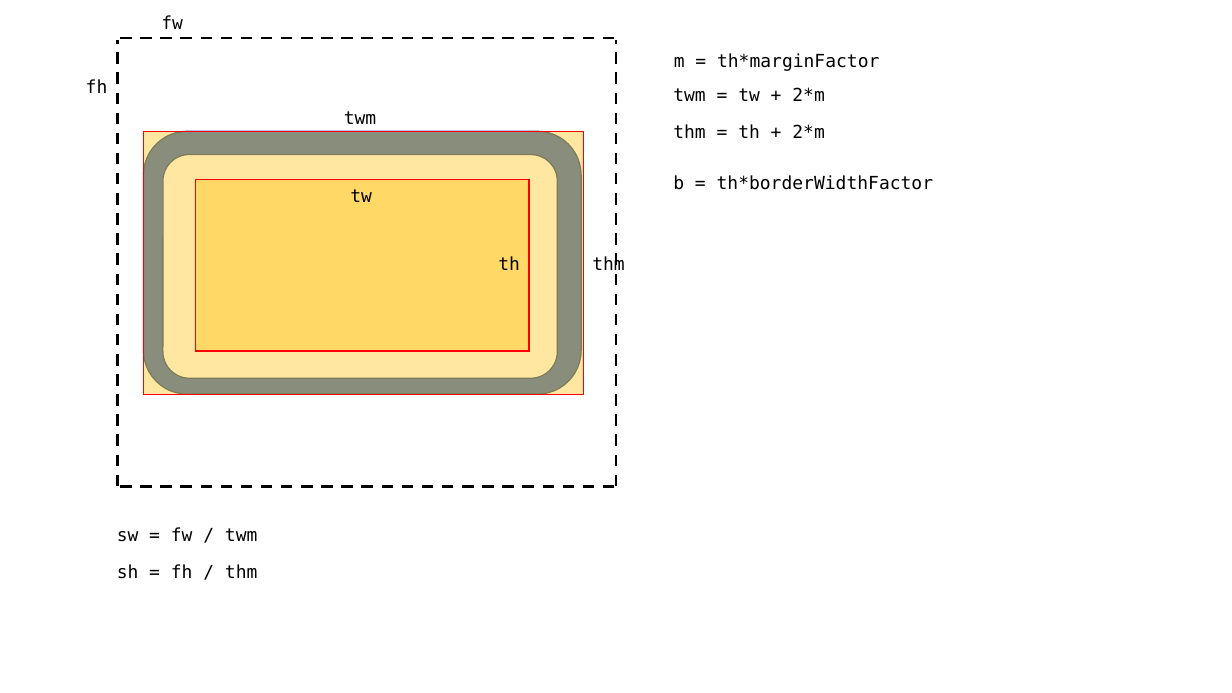
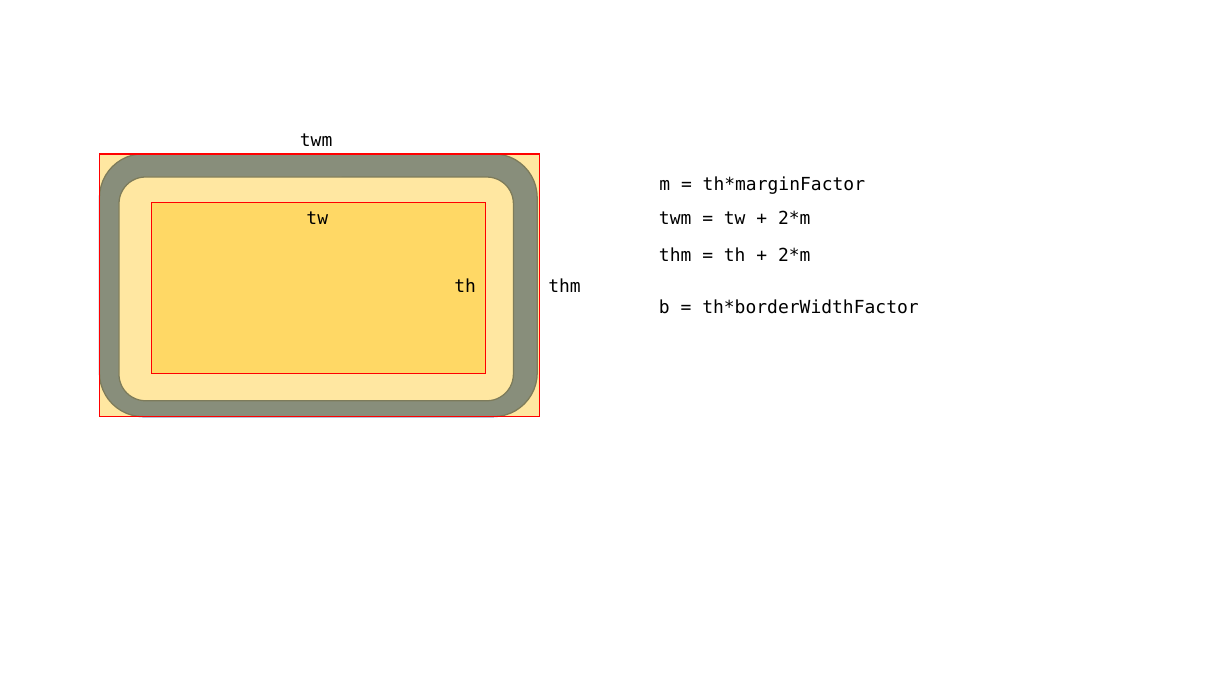
Before and after one commit to joachimneumann/Truth-O-Meter, a slide deck: slide 1 of rectangleRotation.pptx. Drawn at 1232x693 pixels with LibreOffice and Linux fonts; fonts in the diff are those of the drawing. Boxes give left, top, right and bottom in pixels: in the first picture for what was removed or moved away, otherwise in the second. Text is boxed around its words. In the diff, an @@ line names an element or a change of style, - is before the commit and + after.

```diff
--- a/rectangleRotation.pptx
+++ b/rectangleRotation.pptx
@@ text removed at box(161, 15, 183, 29) @@
-fw
@@ group removed at box(116, 38, 616, 487): 4 lines @@
@@ text removed at box(86, 79, 108, 93) @@
-fh
@@ 1 text, 1 rounded rectangle, 1 rectangle: place and size @@
-1 text, 1 rounded rectangle, 1 rectangle at box(143, 111, 583, 394)
+1 text, 1 rounded rectangle, 1 rectangle at box(100, 133, 540, 417)
@@ 3 texts, 1 rounded rectangle, 1 rectangle: place and size @@
-3 texts, 1 rounded rectangle, 1 rectangle at box(143, 131, 624, 394)
+3 texts, 1 rounded rectangle, 1 rectangle at box(100, 153, 580, 416)
@@ 4 texts: place and size @@
-4 texts at box(673, 53, 934, 190)
+4 texts at box(659, 176, 919, 314)
@@ text removed at box(117, 527, 257, 542) @@
-sw = fw / twm
@@ text removed at box(117, 564, 257, 579) @@
-sh = fh / thm
```
Also in this commit, not shown: 1 other slide changed, 1 slide added, 1 other file.
